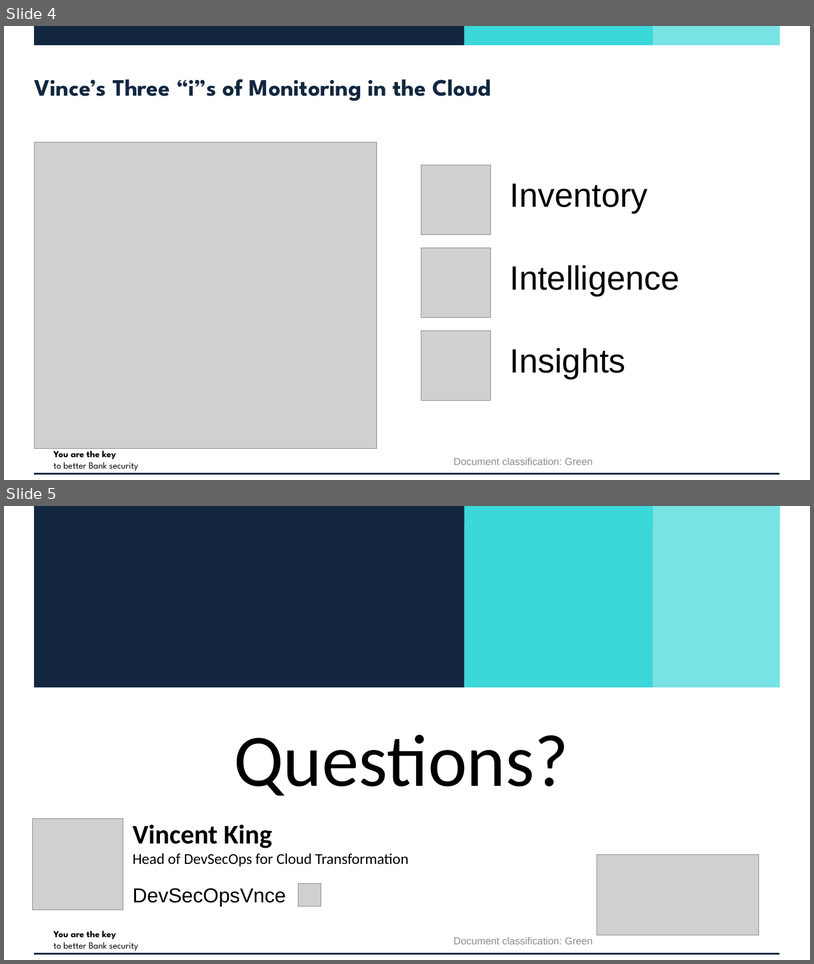
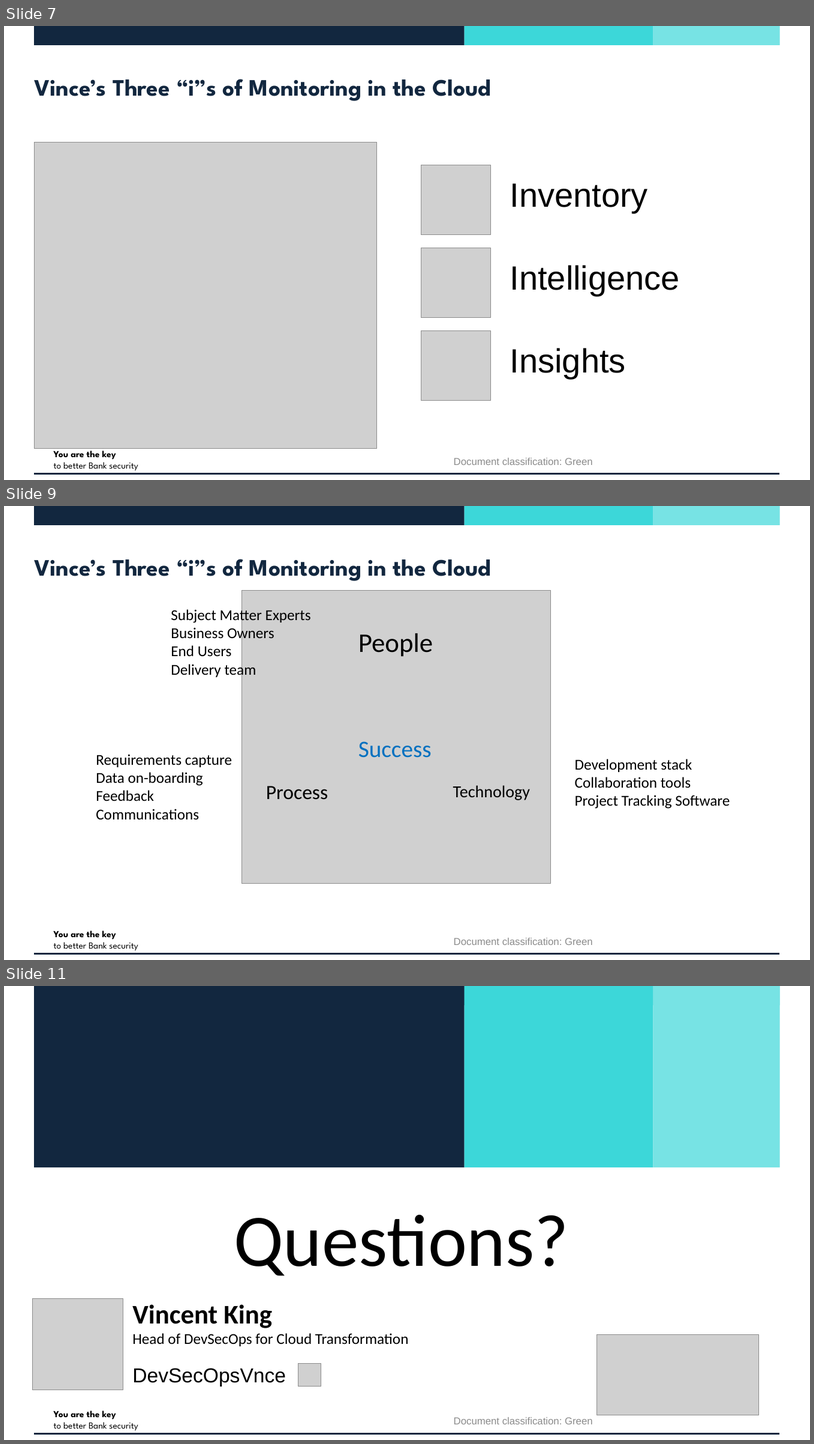
Before and after one commit to vincentjking/Presentations, a slide deck: 202301 - BCS/DevSecOps - The True Cost of Secure Transformation.pptx. Shown one above the other, each under a label of ours: slides 4 and 5 before the commit, slides 7, 9 and 11 after it; the slides between them are not shown. The pictures are 814x964 and 814x1444 pixels, drawn with LibreOffice and Linux fonts; fonts in the diff are those of the drawing; grey boxes stand for pictures; background and template pictures are left out. Boxes give left, top, right and bottom in pixels: in the first picture for what was removed or moved away, otherwise in the second. Text is boxed around its words. In the diff, an @@ line names an element or a change of style, - is before the commit and + after.

```diff
--- a/202301 - BCS/DevSecOps - The True Cost of Secure Transformation.pptx
+++ b/202301 - BCS/DevSecOps - The True Cost of Secure Transformation.pptx
@@ slide 9 added at (4, 506, 810, 960), background #FFFFFF; not listed: 5 template elements that a slide beside it also shows @@
@@ title added at (34, 559, 491, 581), 28 pt, text #12273F, bold @@
+Vince’s Three “i”s of Monitoring in the Cloud
@@ picture added at (242, 591, 551, 883) @@
@@ text added at (171, 607, 311, 678), 18 pt, text #000000 @@
+Subject Matter Experts
+Business Owners
+End Users
+Delivery team
@@ text added at (359, 633, 433, 657), 32 pt, text #000000 @@
+People
@@ text added at (96, 754, 232, 820), 18 pt, text #000000 @@
+Requirements capture
+Data on-boarding
+Feedback
+Communications
@@ text added at (359, 741, 432, 757), 28 pt, text #0070C0 @@
+Success
@@ text added at (575, 759, 730, 808), 18 pt, text #000000 @@
+Development stack
+Collaboration tools
+Project Tracking Software
@@ text added at (266, 786, 328, 799), 24 pt, text #000000 @@
+Process
@@ text added at (453, 785, 530, 800), 20 pt, text #000000 @@
+Technology
@@ text added at (454, 937, 593, 945), 12 pt, text #8C8C8C @@
+Document classification: Green
@@ what was slide 4 is now slide 7 @@
@@ what was slide 5 is now slide 11 @@
```
Also in this commit, not shown: 2 slides changed, 5 other slides added.
